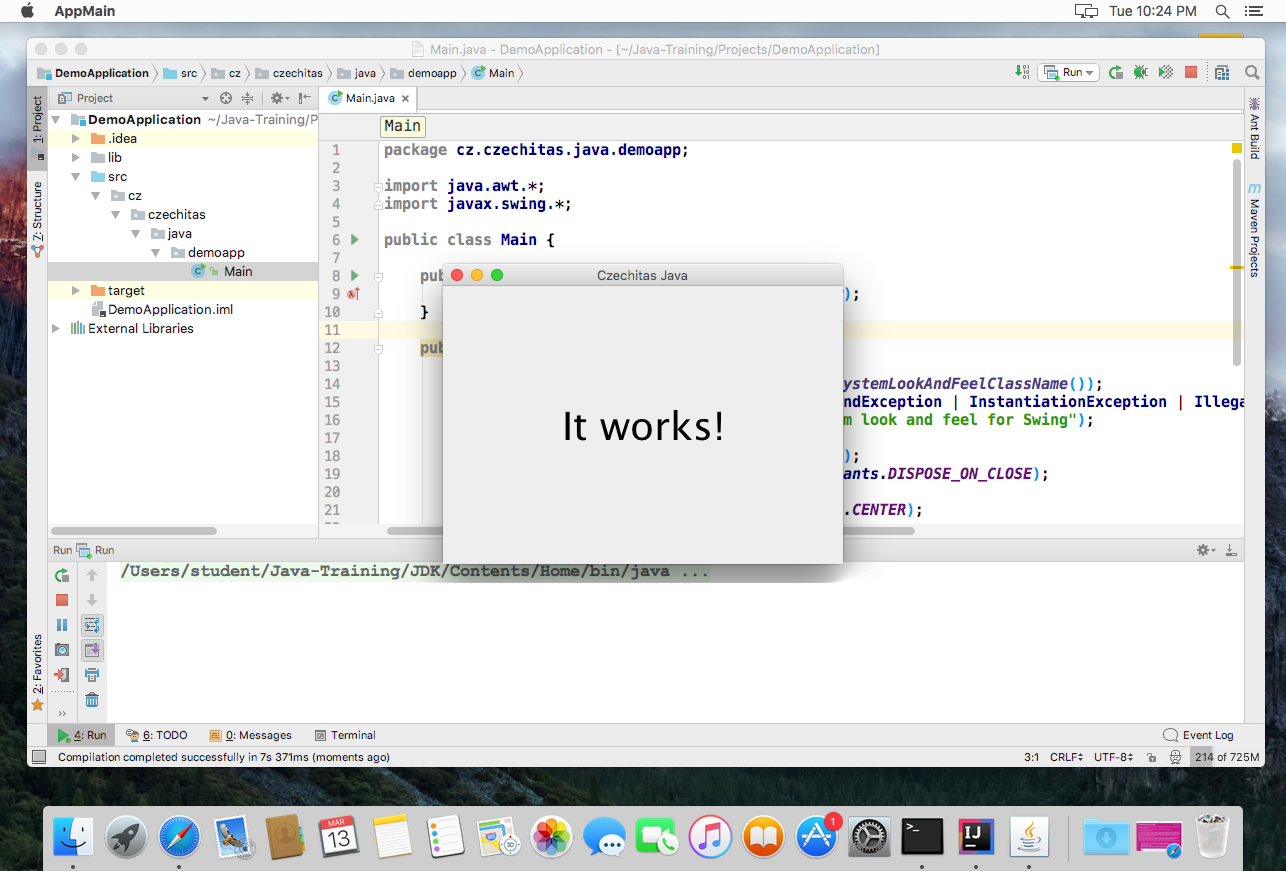
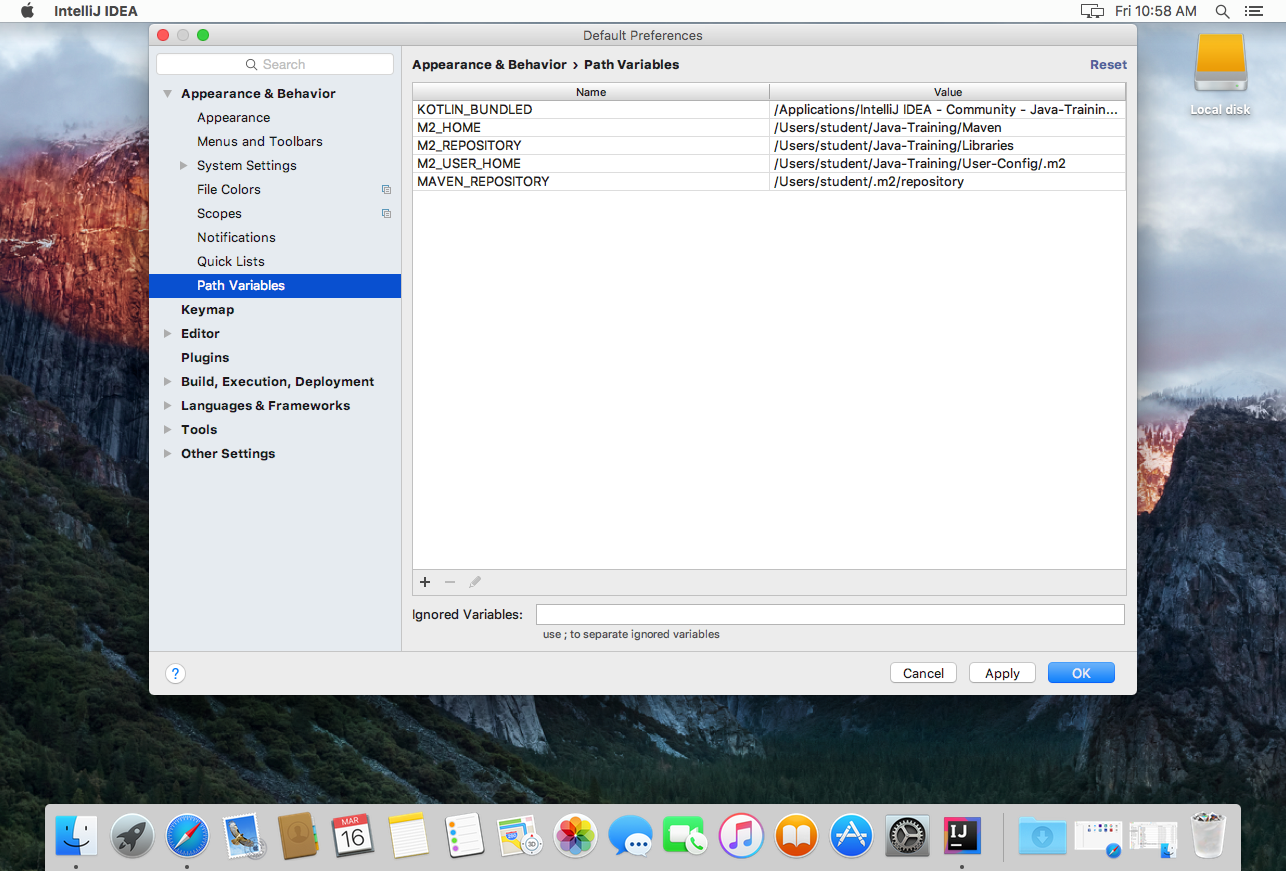
The second 1286×871 image is a revision of the first. Changes to its layers:
painted on "Layer 1" over (1, 4, 1286, 871)
